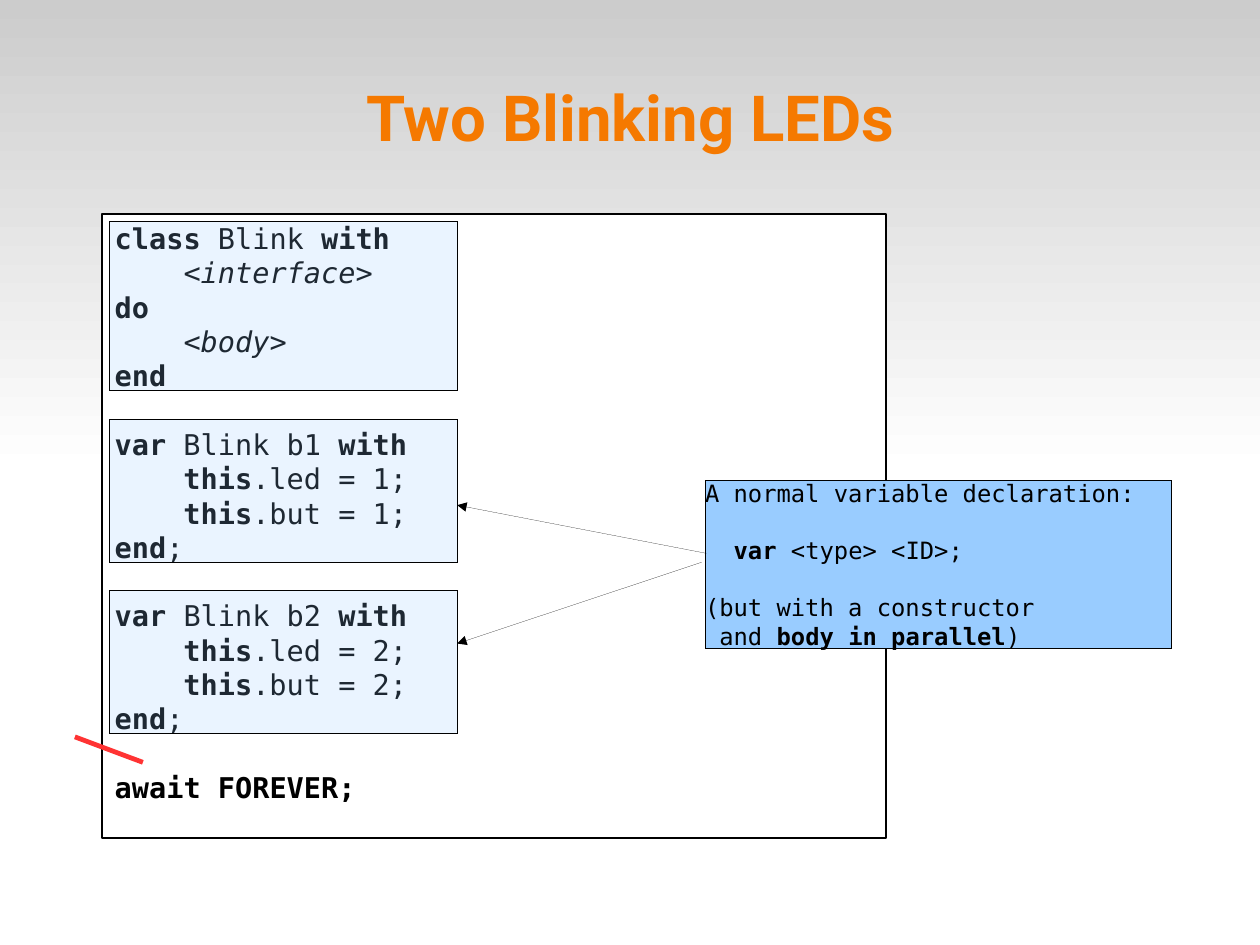
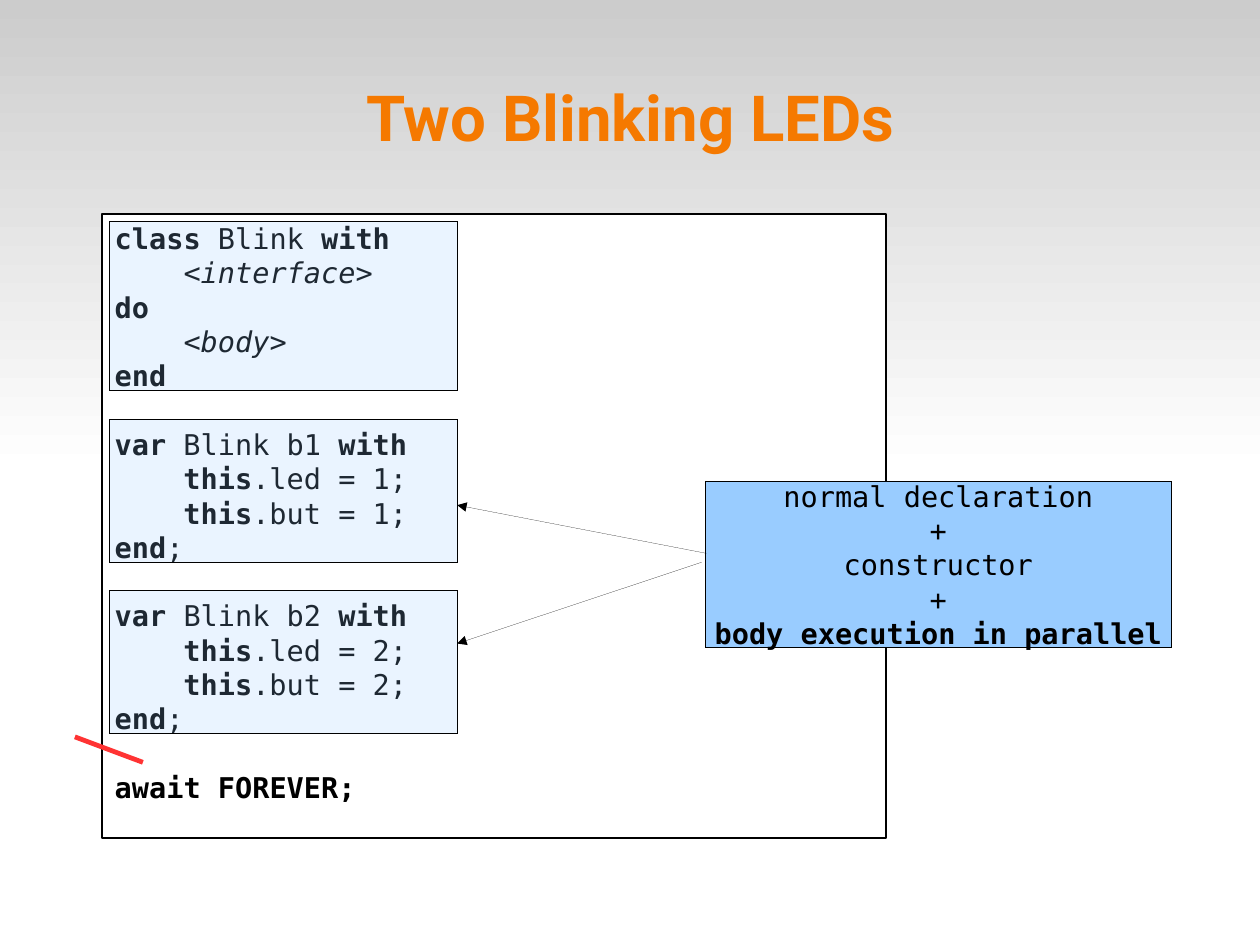
Before and after one commit to fsantanna-no/ceu-docs, a slide deck: slide 7 of ceu_mod.odp. Drawn at 1260x945 pixels with LibreOffice and Linux fonts; fonts in the diff are those of the drawing. Boxes give left, top, right and bottom in pixels: in the first picture for what was removed or moved away, otherwise in the second. Text is boxed around its words. In the diff, an @@ line names an element or a change of style, - is before the commit and + after.

```diff
--- a/ceu_mod.odp
+++ b/ceu_mod.odp
@@ text in rectangle at [715, 485, 1162, 650]: text changed; size 15 to 18 pt @@
-A normal variable declaration:
-var <type> <ID>;
-(but with a constructor
-and body in parallel)
+normal declaration
++
+constructor
++
+body execution in parallel
```
Also in this commit, not shown: 14 other slides changed, 12 other files.
